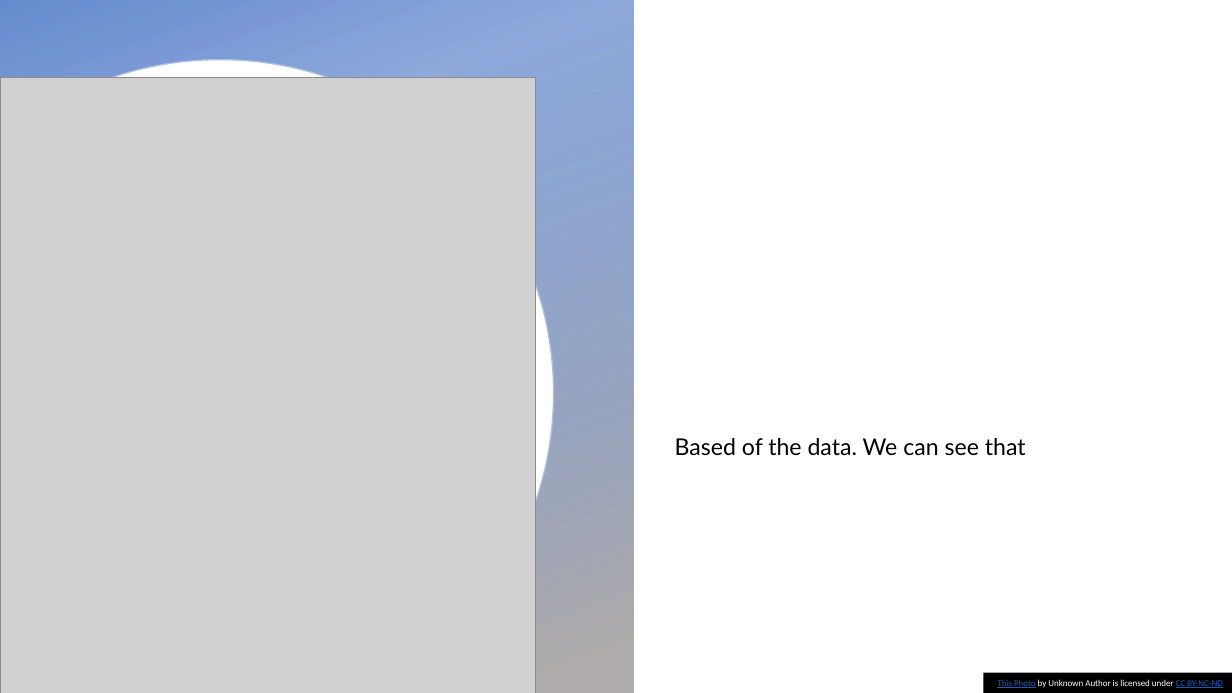
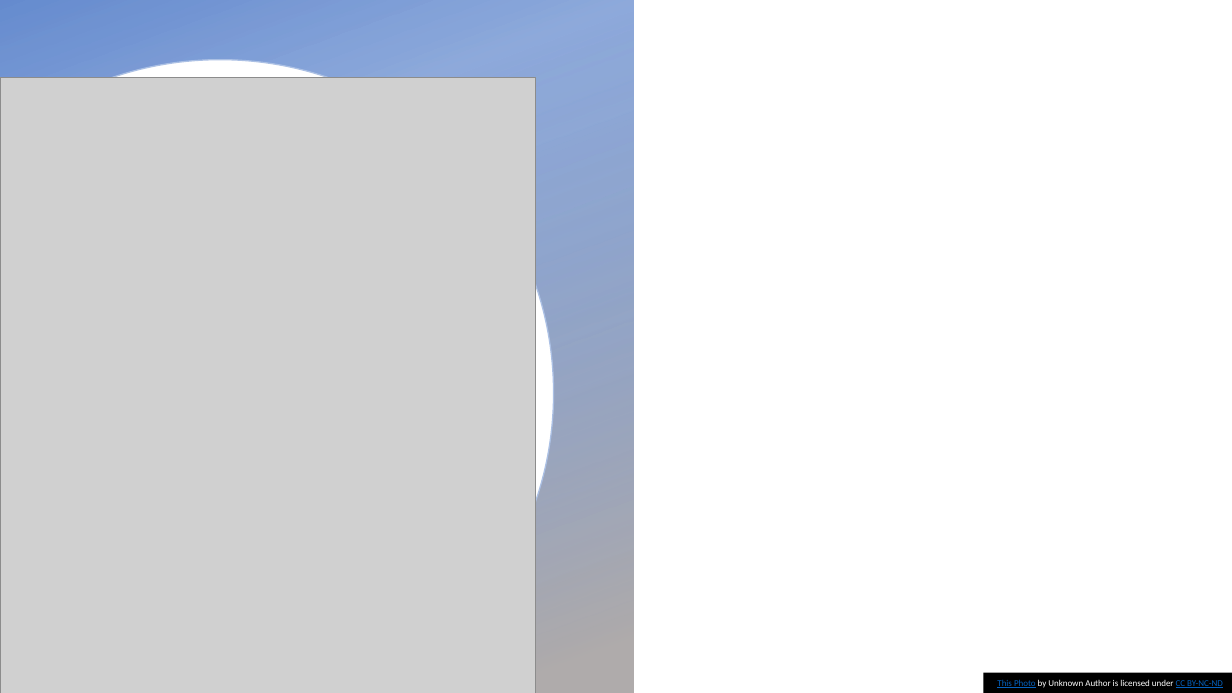
Before and after one commit to axyperrary/Project-1, a slide deck: slide 14 of Presentation1.pptx (slide 6 before the commit). Drawn at 1232x693 pixels with LibreOffice and Linux fonts; fonts in the diff are those of the drawing; grey boxes stand for pictures; background and template pictures are left out. Boxes give left, top, right and bottom in pixels: in the first picture for what was removed or moved away, otherwise in the second. Text is boxed around its words. In the diff, an @@ line names an element or a change of style, - is before the commit and + after.

```diff
--- a/Presentation1.pptx
+++ b/Presentation1.pptx
@@ title removed at <box>675,438,1026,456</box> @@
-Based of the data. We can see that
```
Also in this commit, not shown: 8 slides added.
